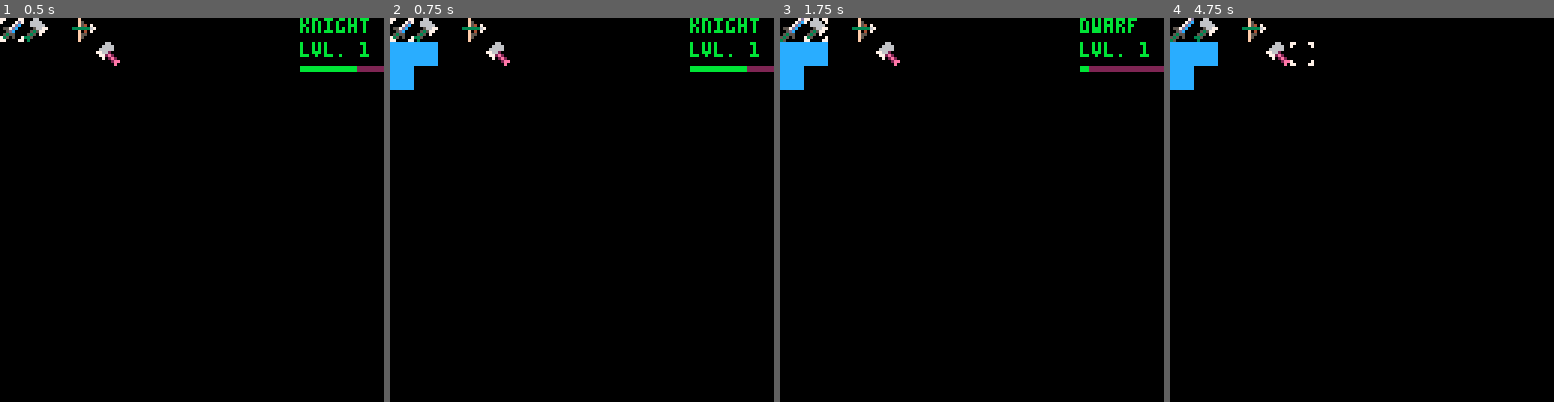
Above: before the commit, frames 1-4 (left to right).
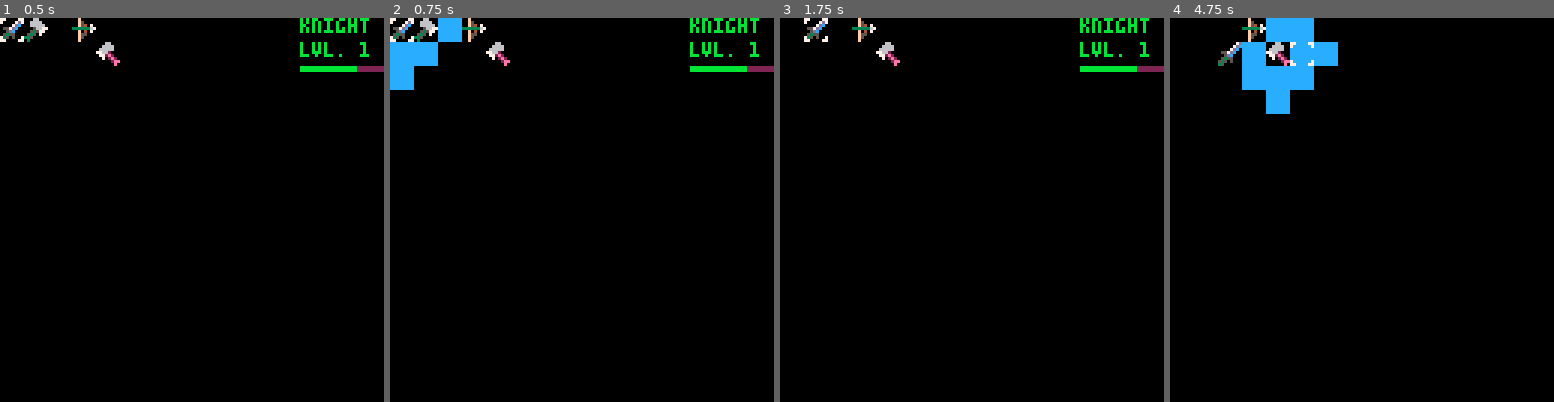
Above: after the commit, the same moments.

Repository: cstephen/PICO-8-Tactics
Game: PICO-8 cartridge tactics.p8
The game is run twice, just before and just after one commit, with the same random seed, the same clock (stepped at 60 frames per second) and the same inputs.
Inputs:
- Up to frame 1 (0.5 s): no input
- Up to frame 2 (0.75 s): tap O (Z key) at 0.7 s
- Up to frame 3 (1.75 s): hold Right from 1.6 s (still down); tap O (Z key) at 1.7 s
- Up to frame 4 (4.75 s): release Right at 2.1 s; tap O (Z key) every 0.4 s from 2.1 to 4.5 s; hold Up 2.15-2.42 s; hold Right 2.47-3.03 s; hold Left 3.08-3.58 s; hold Down 3.63-3.97 s; hold Right 4.02-4.68 s; hold Up from 4.73 s (still down)

Frame 1 is identical in both runs. In frame 2, 0.4% of the frame differs, in the area x 12-19%, y 0-7%; in frame 3, 1.9%; in frame 4, 5.1%, in the area x 0-44%, y 0-25%.

Commit message:
Unit turns now end properly if there are no attacks possible.

Diff:
--- a/tactics.p8
+++ b/tactics.p8
@@ -4,7 +4,7 @@
 select = {x = 0, y = 0}
 chosen = {}
 moving = false
-action = false
+attacking = false
 gridsize = {x = 16, y = 16}
 
 levels = {}
@@ -82,11 +82,11 @@
 function _init()
   bg = gridinit()
   fg = gridinit()
-  alignmask = gridinit()
+  typemask = gridinit()
 
   gridclear(bg, {sprite = 0})
   gridclear(fg, {sprite = 0})
-  gridclear(alignmask, "neutral")
+  gridclear(typemask, "neutral")
 
   place(0, 0, unit(knight, "good"))
   fg[0][0].hp = 7
@@ -120,17 +120,17 @@
   end
   if btnp(4) then
     if moving == false
-    and action == false
+    and attacking == false
     and fg[select.x][select.y].sprite != 0 then
       movespaces();
     elseif moving == true
-    and action == false
+    and attacking == false
     and valid[select.x] != nil
     and valid[select.x][select.y] != nil then
       move()
       attackspaces()
     elseif moving == false
-    and action == true
+    and attacking == true
     and bg[select.x][select.y].sprite == 253 then
       attack()
     end
@@ -217,17 +217,17 @@
 function movespaces()
   chosen.x = select.x
   chosen.y = select.y
-  valid = {}
   moving = true
-  range(chosen.x, chosen.y, fg[chosen.x][chosen.y].speed, 254, "neutral", true)
+  explorerange(chosen.x, chosen.y, fg[chosen.x][chosen.y].speed, 254, "neutral", true)
   valid[chosen.x][chosen.y] = nil
 end
 
 function attackspaces()
-  valid = {}
-  range(select.x, select.y, fg[select.x][select.y].attackmax, 253, "evil", false)
-  valid = {}
-  range(select.x, select.y, fg[select.x][select.y].attackmin, 0, "evil", false)
+  goodspaces = explorerange(select.x, select.y, fg[select.x][select.y].attackmax, 253, "evil", false)
+  badspaces = explorerange(select.x, select.y, fg[select.x][select.y].attackmin, 0, "evil", false)
+  if goodspaces - badspaces > 0 then
+    attacking = true
+  end
 end
 
 function move()
@@ -235,25 +235,31 @@
   unplace(chosen.x, chosen.y)
   gridclear(bg, {sprite = 0})
   moving = false
-  action = true
 end
 
 function place(x, y, unit)
   fg[x][y] = copy(unit)
-  alignmask[x][y] = unit.alignment
+  typemask[x][y] = unit.alignment
 end
 
 function unplace(x, y)
   fg[x][y] = {sprite = 0}
-  alignmask[x][y] = "neutral"
+  typemask[x][y] = "neutral"
 end
 
 function attack()
   gridclear(bg, {sprite = 0})
-  action = false
-end
-
-function range(x, y, steps, sprite, alignment, block)
+  attacking = false
+end
+
+function explorerange(x, y, steps, sprite, alignment, obstacles)
+  valid = {}
+  spaces = 0
+  crawlspace(x, y, steps, sprite, alignment, obstacles)
+  return spaces
+end
+
+function crawlspace(x, y, steps, sprite, alignment, obstacles)
   if valid[x] == nil then
     valid[x] = {}
   end
@@ -265,33 +271,34 @@
     return
   end
 
-  if alignmask[x][y] == alignment then
+  if typemask[x][y] == alignment then
     bg[x][y] = {sprite = sprite}
-  end
-
-  if validrange(x - 1, y, steps, block) then
-    range(x - 1, y, steps - 1, sprite, alignment, block)
-  end
-
-  if validrange(x + 1, y, steps, block)then
-    range(x + 1, y, steps - 1, sprite, alignment, block)
-  end
-
-  if validrange(x, y - 1, steps, block) then
-    range(x, y - 1, steps - 1, sprite, alignment, block)
-  end
-
-  if validrange(x, y + 1, steps, block) then
-    range(x, y + 1, steps - 1, sprite, alignment, block)
-  end
-end
-
-function validrange(x, y, steps, block)
+    spaces += 1
+  end
+
+  if validspace(x - 1, y, steps, block) then
+    crawlspace(x - 1, y, steps - 1, sprite, alignment, obstacles)
+  end
+
+  if validspace(x + 1, y, steps, block)then
+    crawlspace(x + 1, y, steps - 1, sprite, alignment, obstacles)
+  end
+
+  if validspace(x, y - 1, steps, block) then
+    crawlspace(x, y - 1, steps - 1, sprite, alignment, obstacles)
+  end
+
+  if validspace(x, y + 1, steps, block) then
+    crawlspace(x, y + 1, steps - 1, sprite, alignment, obstacles)
+  end
+end
+
+function validspace(x, y, steps, block)
   if x < 0 or x >= 16 or y < 0 or y >= 16 then
     return false
   end
 
-  if block == true and alignmask[x][y] != "neutral" then
+  if block == true and typemask[x][y] != "neutral" then
     return false
   end
 
